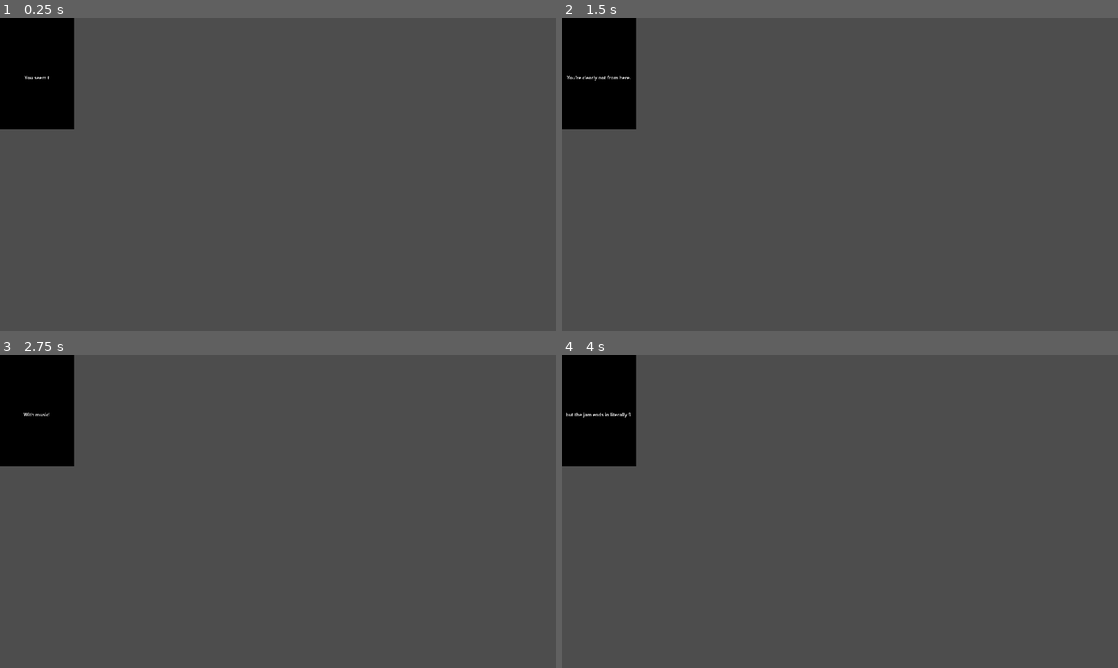
Above: before the commit, frames 1-4 (two rows, left to right).
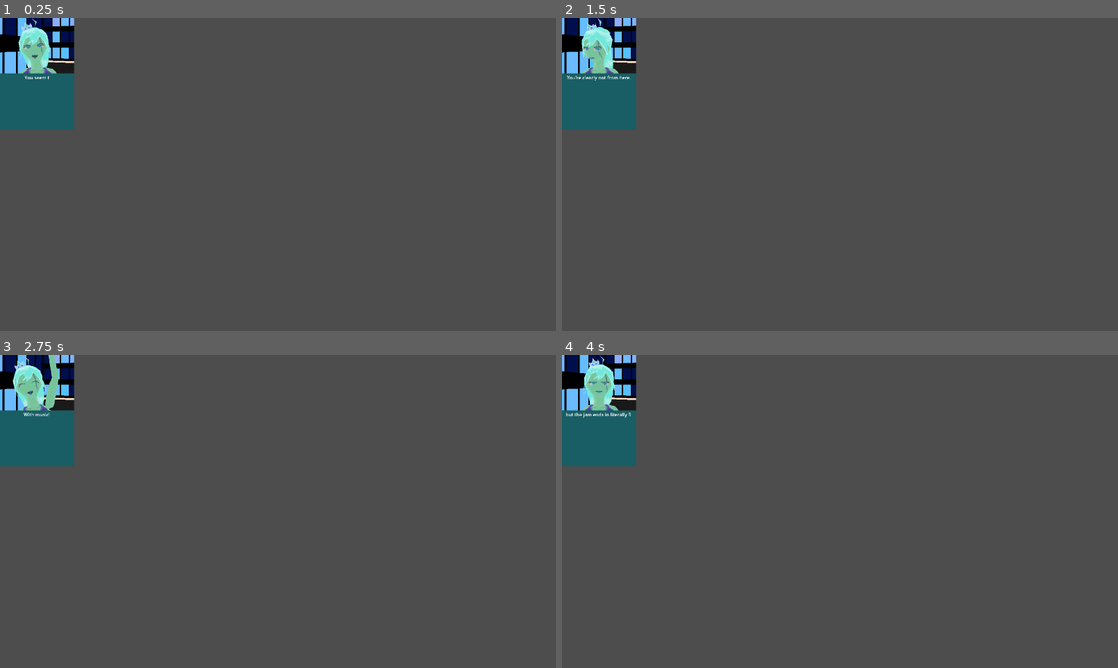
Above: after the commit, the same moments.

Repository: DexeloperGames/Dule-Screen-Jam-4-2023
Game: Godot game, scene res://scenes/dialoug_or_whatever.tscn
Two runs of this game, one before a commit and one after it. Both use one fixed random seed, a clock stepped at 60 frames per second and the inputs below. This scene is started directly instead of the project's main scene.
Inputs (mouse positions are in pixels of both pictures, inside the frame that each line leads up to):
- Up to frame 1 (0.25 s): no input
- Up to frame 2 (1.5 s): tap Enter (ui_accept) at 0.5, 0.77 s; move the mouse to (962, 158) at 0.52 s; tap X (note_0) at 0.6 s; click (962, 158) at 0.67 s; tap R (restart, bound only after the commit) at 1.25 s; move the mouse to (728, 190) at 1.27 s; tap C (note_1) at 1.35 s; click (728, 190) at 1.42 s
- Up to frame 3 (2.75 s): tap Enter (ui_accept) at 1.52, 2 s; move the mouse to (333, 442) at 2.02 s; tap M (note_2) at 2.1 s; click (333, 442) at 2.17 s
- Up to frame 4 (4 s): tap R (restart, bound only after the commit) at 2.75 s; move the mouse to (812, 574) at 2.77 s; tap , (note_3) at 2.85 s; click (812, 574) at 2.92 s; tap Enter (ui_accept) at 3.02, 3.77 s; move the mouse to (1006, 558) at 3.52 s; tap X (note_0) at 3.6 s; click (1006, 558) at 3.67 s

The runs differ from the first frame. In frame 1, 4.2% of the frame differs, in the area x 0-14%, y 0-36%; in frame 2, 4.2%; in frame 3, 4.3%; in frame 4, 4.2%.

Commit message:
bruh they extended the deadline based fr fr
also i added more to the text cutscene n quick restart n exit yeah

Diff:
--- a/project.godot
+++ b/project.godot
@@ -40,6 +40,12 @@
 , Object(InputEventJoypadButton,"resource_local_to_scene":false,"resource_name":"","device":-1,"button_index":0,"pressure":0.0,"pressed":false,"script":null)
 ]
 }
+ui_cancel={
+"deadzone": 0.5,
+"events": [Object(InputEventKey,"resource_local_to_scene":false,"resource_name":"","device":0,"window_id":0,"alt_pressed":false,"shift_pressed":false,"ctrl_pressed":false,"meta_pressed":false,"pressed":false,"keycode":4194305,"physical_keycode":0,"key_label":0,"unicode":4194305,"echo":false,"script":null)
+, Object(InputEventJoypadButton,"resource_local_to_scene":false,"resource_name":"","device":-1,"button_index":1,"pressure":0.0,"pressed":false,"script":null)
+]
+}
 note_0={
 "deadzone": 0.5,
 "events": [Object(InputEventJoypadButton,"resource_local_to_scene":false,"resource_name":"","device":-1,"button_index":9,"pressure":0.0,"pressed":false,"script":null)
@@ -67,6 +73,12 @@
 toggle_gameplay_settings_ui={
 "deadzone": 0.5,
 "events": [Object(InputEventJoypadButton,"resource_local_to_scene":false,"resource_name":"","device":-1,"button_index":2,"pressure":0.0,"pressed":false,"script":null)
+]
+}
+restart={
+"deadzone": 0.5,
+"events": [Object(InputEventKey,"resource_local_to_scene":false,"resource_name":"","device":-1,"window_id":0,"alt_pressed":false,"shift_pressed":false,"ctrl_pressed":false,"meta_pressed":false,"pressed":false,"keycode":0,"physical_keycode":82,"key_label":0,"unicode":114,"echo":false,"script":null)
+, Object(InputEventJoypadButton,"resource_local_to_scene":false,"resource_name":"","device":-1,"button_index":3,"pressure":0.0,"pressed":false,"script":null)
 ]
 }
 
--- a/scenes/characters/tytina/tytina_1.tscn
+++ b/scenes/characters/tytina/tytina_1.tscn
@@ -145,7 +145,7 @@
 [sub_resource type="ShaderMaterial" id="ShaderMaterial_74vtt"]
 render_priority = 0
 shader = ExtResource("15_h2qrh")
-shader_parameter/Mouth_Shape = Vector3(0, 8.11085e-06, 0.705925)
+shader_parameter/Mouth_Shape = Vector3(0, 4.88252e-06, 0.705923)
 shader_parameter/Mouth_Grid = ExtResource("16_clscr")
 
 [sub_resource type="ShaderMaterial" id="ShaderMaterial_xlkeu"]
@@ -162,8 +162,8 @@
 [sub_resource type="ShaderMaterial" id="ShaderMaterial_owv6y"]
 render_priority = 0
 shader = ExtResource("22_u8iit")
-shader_parameter/Eye_Shape = Vector3(1.02912, 2.84283, -0.0510373)
-shader_parameter/Eye_Position = Vector3(-0.103477, -0.0240328, -2.85889e-05)
+shader_parameter/Eye_Shape = Vector3(2.94839, 1.83007, -0.0942329)
+shader_parameter/Eye_Position = Vector3(-3.09299, -2.51633, -0.135914)
 shader_parameter/Eye_Grid_Base = ExtResource("23_tw385")
 shader_parameter/Eye_Pupil = ExtResource("25_u5ppm")
 shader_parameter/Eye_Grid_Mask = ExtResource("24_btel5")
@@ -171,8 +171,8 @@
 [sub_resource type="ShaderMaterial" id="ShaderMaterial_1hbvo"]
 render_priority = 0
 shader = ExtResource("26_4dfek")
-shader_parameter/Eye_Shape = Vector3(1.07436, 2.87671, -0.0539048)
-shader_parameter/Eye_Position = Vector3(6.54597, 0.100241, -0.011488)
+shader_parameter/Eye_Shape = Vector3(0.966789, 2.92191, -0.0492668)
+shader_parameter/Eye_Position = Vector3(0, -8.54474e-06, 1.32979e-05)
 shader_parameter/Eye_Grid_Base = ExtResource("23_tw385")
 shader_parameter/Eye_Pupil = ExtResource("27_weuqe")
 shader_parameter/Eye_Grid_Mask = ExtResource("24_btel5")
--- a/scenes/cutscene_display.tscn
+++ b/scenes/cutscene_display.tscn
@@ -8,7 +8,7 @@
 
 [sub_resource type="Animation" id="Animation_urbwu"]
 resource_name = "Cutscene directed by Steven Spielburg"
-length = 30.0
+length = 25.0
 step = 0.0166667
 tracks/0/type = "value"
 tracks/0/imported = false
@@ -264,7 +264,7 @@
 [node name="SubViewport" type="SubViewport" parent="Game Cutscene/VBoxContainer/AspectRatioContainer/SubViewportContainer"]
 handle_input_locally = false
 size = Vector2i(256, 192)
-render_target_update_mode = 0
+render_target_update_mode = 4
 
 [node name="Cutscene ig" parent="Game Cutscene/VBoxContainer/AspectRatioContainer/SubViewportContainer/SubViewport" instance=ExtResource("1_8o176")]
 
--- a/scenes/dialoug_or_whatever.tscn
+++ b/scenes/dialoug_or_whatever.tscn
@@ -1,6 +1,17 @@
-[gd_scene load_steps=2 format=3 uid="uid://cm02e7k71nw2m"]
+[gd_scene load_steps=13 format=3 uid="uid://cm02e7k71nw2m"]
 
 [ext_resource type="Script" path="res://scenes/dialouge label.gd" id="1_8gh8m"]
+[ext_resource type="Texture2D" uid="uid://cs15im5kvwqqn" path="res://assets/textures/dialuge/you seem to be alive.png" id="2_ff71p"]
+[ext_resource type="Texture2D" uid="uid://bey14eck8lfg5" path="res://assets/textures/dialuge/and some how not drowning.png" id="3_iiloj"]
+[ext_resource type="Texture2D" uid="uid://dh0fgxx1ytutn" path="res://assets/textures/dialuge/youre clearly not from here.png" id="4_5jc7k"]
+[ext_resource type="Texture2D" uid="uid://cxi81ba8tdy4t" path="res://assets/textures/dialuge/no matter we shall return you.png" id="5_dsdts"]
+[ext_resource type="Texture2D" uid="uid://ya3utxq8lcap" path="res://assets/textures/dialuge/with music.png" id="6_y8qbc"]
+[ext_resource type="Texture2D" uid="uid://ua8nb88ohsg3" path="res://assets/textures/dialuge/aaand this is where.png" id="7_k70ng"]
+[ext_resource type="Texture2D" uid="uid://b20ixapcinhx0" path="res://assets/textures/dialuge/literally night minutes twilight two seconds.png" id="8_7f5o7"]
+[ext_resource type="Texture2D" uid="uid://emqxti1d5x6s" path="res://assets/textures/dialuge/spent wayy too long on the character model.png" id="9_jc6jr"]
+[ext_resource type="Texture2D" uid="uid://cvggsbx1urr6k" path="res://assets/textures/dialuge/anyways.png" id="10_7mlxa"]
+[ext_resource type="Texture2D" uid="uid://xangfib3objp" path="res://assets/textures/dialuge/dotdot.png" id="11_3j6or"]
+[ext_resource type="Texture2D" uid="uid://bl740m8y3rp8a" path="res://assets/textures/dialuge/i still have the test level tho.png" id="12_s3ew3"]
 
 [node name="Dialoug or whatever" type="Control"]
 layout_mode = 3
@@ -15,7 +26,7 @@
 anchor_bottom = 1.0
 grow_horizontal = 2
 grow_vertical = 2
-color = Color(0, 0, 0, 1)
+color = Color(0.0980392, 0.368627, 0.392157, 1)
 
 [node name="VBoxContainer" type="VBoxContainer" parent="."]
 layout_mode = 1
@@ -29,11 +40,19 @@
 layout_mode = 2
 size_flags_vertical = 3
 
+[node name="TextureRect" type="TextureRect" parent="VBoxContainer/Pictures ig"]
+layout_mode = 1
+anchors_preset = 15
+anchor_right = 1.0
+anchor_bottom = 1.0
+grow_horizontal = 2
+grow_vertical = 2
+
 [node name="Dialoug Box" type="Control" parent="VBoxContainer"]
 layout_mode = 2
 size_flags_vertical = 3
 
-[node name="Label" type="Label" parent="VBoxContainer/Dialoug Box"]
+[node name="Label" type="Label" parent="VBoxContainer/Dialoug Box" node_paths=PackedStringArray("texture_rect")]
 layout_mode = 1
 anchors_preset = 15
 anchor_right = 1.0
@@ -44,4 +63,6 @@
 horizontal_alignment = 1
 autowrap_mode = 2
 script = ExtResource("1_8gh8m")
-lines = Array[String](["You seem to be alive!", "and somehow …(311 unchanged characters)… er model (procrastinated)", "anyways", "i still have the test level tho"])
+lines = Array[String](["You seem to be alive!", "and somehow …(311 unchanged characters)… er model (procrastinated)", "anyways", "...", "i still have the test level tho"])
+line_images = Array[Texture]([ExtResource("2_ff71p"), ExtResource("3_iiloj"), ExtResource("4_5jc7k"), ExtResource("5_dsdts"), ExtResource("6_y8qbc"), ExtResource("7_k70ng"), ExtResource("8_7f5o7"), ExtResource("9_jc6jr"), ExtResource("10_7mlxa"), ExtResource("11_3j6or"), ExtResource("12_s3ew3")])
+texture_rect = NodePath("../../Pictures ig/TextureRect")
--- a/scenes/dialouge label.gd
+++ b/scenes/dialouge label.gd
@@ -2,7 +2,8 @@
 
 @export var lines : Array[String]
 @export var line_index : int = 0
-
+@export var line_images : Array[Texture]
+@export var texture_rect : TextureRect
 var tween : Tween
 # Called when the node enters the scene tree for the first time.
 func _ready():
@@ -19,6 +20,8 @@
 		get_tree().call_group("DS Display Manager", "switch_to_gameplay")
 	else:
 		text = lines[line_index]
+		var texture = line_images[line_index]
+		texture_rect.texture = texture
 		line_index += 1
 		visible_ratio = 0.0
 		if tween:
--- a/scenes/objects/playfield.gd
+++ b/scenes/objects/playfield.gd
@@ -72,6 +72,10 @@
 	pass
 
 func _input(event):
+	if event.is_action_pressed("ui_cancel"):
+		get_tree().call_group("DS Display Manager", "switch_to_main_menu")
+	if event.is_action_pressed("restart"):
+		get_tree().call_group("DS Display Manager", "switch_to_gameplay")
 	if event.is_action("note_0"):
 		$"Playfield Track/Icon0".modulate = Globals.Settings.Gameplay.note_colors[0] if event.is_pressed() else Color.WHITE
 		notetrack0._track_input(event)
Binary file added: assets/textures/dialuge/aaand this is where.png
Not shown, added: assets/textures/dialuge/aaand this is where.png.import
Binary file added: assets/textures/dialuge/and some how not drowning.png
Not shown, added: assets/textures/dialuge/and some how not drowning.png.import
Binary file added: assets/textures/dialuge/anyways.png
Not shown, added: assets/textures/dialuge/anyways.png.import
Binary file added: assets/textures/dialuge/dotdot.png
Not shown, added: assets/textures/dialuge/dotdot.png.import
Binary file added: assets/textures/dialuge/i still have the test level tho.png
Not shown, added: assets/textures/dialuge/i still have the test level tho.png.import
Binary file added: assets/textures/dialuge/literally night minutes twilight two seconds.png
Not shown, added: assets/textures/dialuge/literally night minutes twilight two seconds.png.import
(and 11 more such lines)
